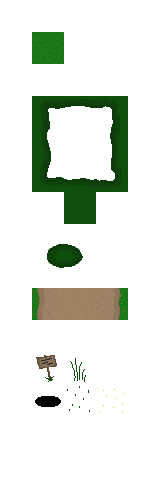
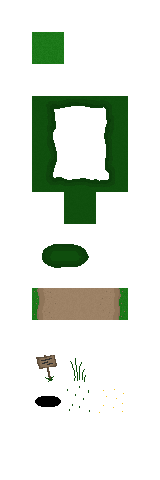
Layer changes from the first 160x480 image to the second:
painted on "Bush Inner Square" over [42, 244, 89, 268]
added layer "Rectangle 1" (1st of 2) above "Rectangle 1" over [121, 99, 128, 191]
added layer "Rectangle 1" (2nd of 2) above "Bush Square" over [32, 101, 39, 192]
painted on "Bush Square" over [32, 97, 128, 192]
